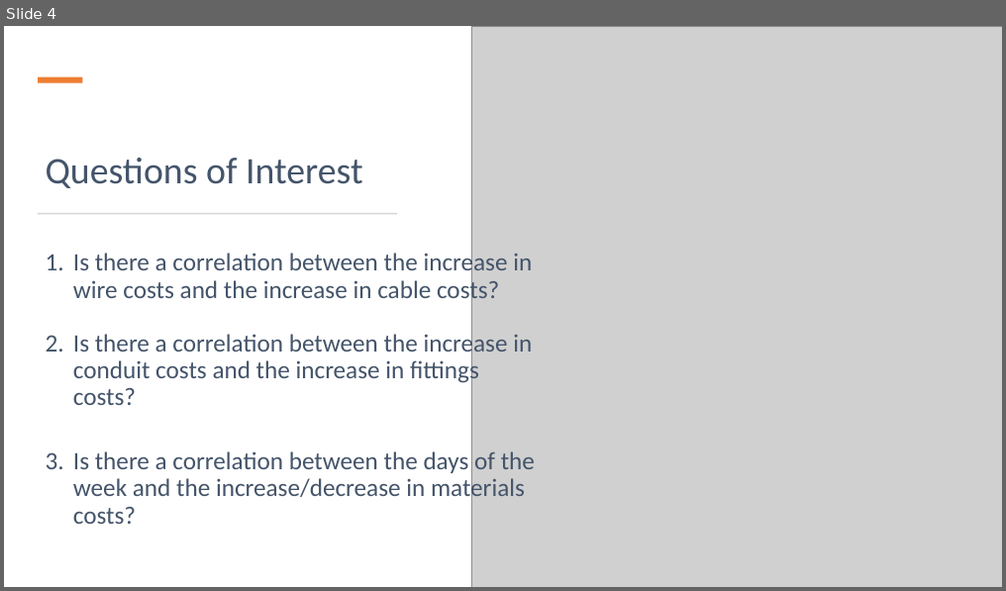
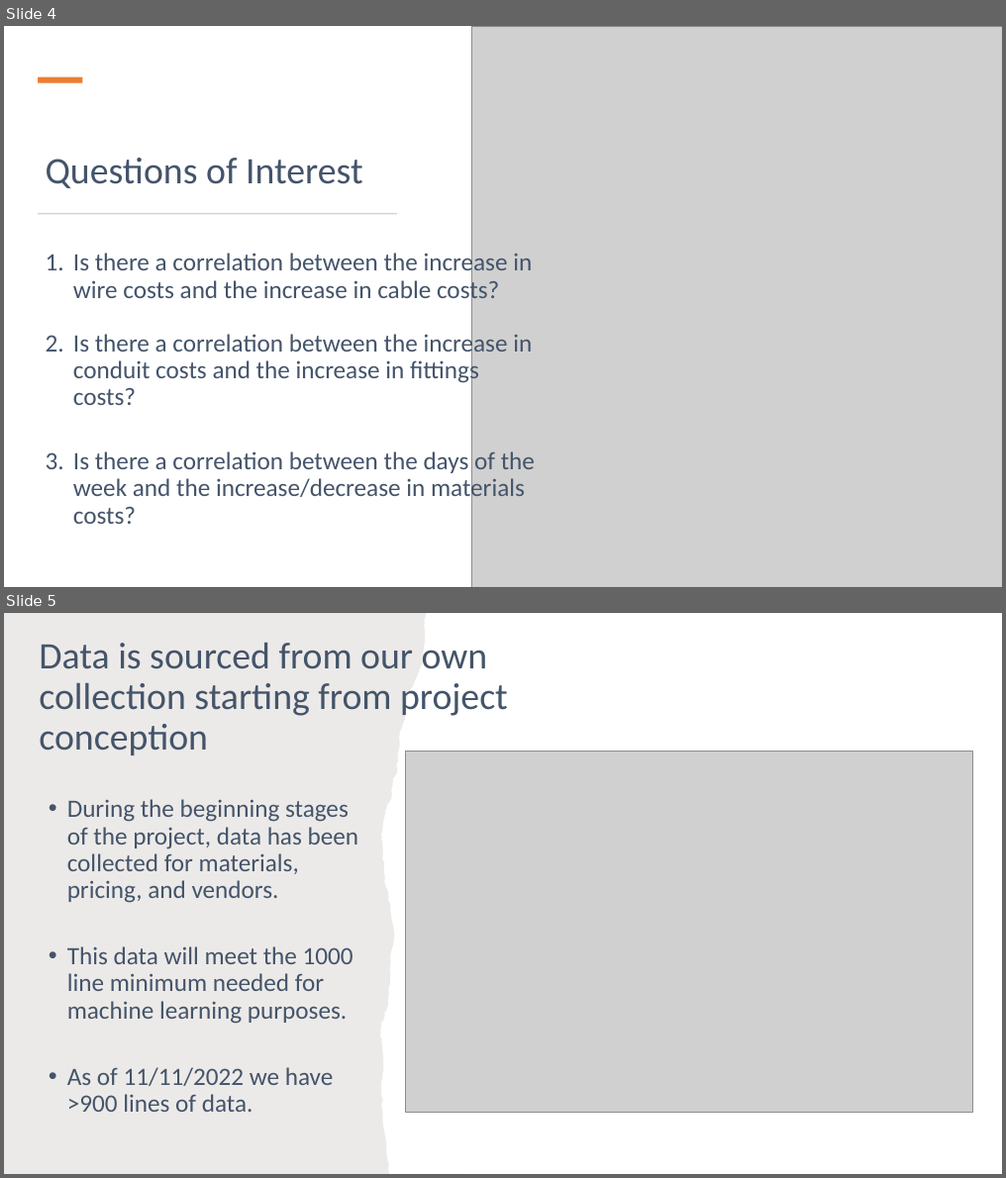
Before and after one commit to thegreatkeej/Estimator_Project, a slide deck: Team14_Presentation.pptx. Shown one above the other, each under a label of ours: slide 4 before the commit, slides 4 and 5 after it. The pictures are 1006x591 and 1006x1178 pixels, drawn with LibreOffice and Linux fonts; fonts in the diff are those of the drawing; grey boxes stand for pictures. Boxes give left, top, right and bottom in pixels: in the first picture for what was removed or moved away, otherwise in the second. Text is boxed around its words. In the diff, an @@ line names an element or a change of style, - is before the commit and + after.

```diff
--- a/Team14_Presentation.pptx
+++ b/Team14_Presentation.pptx
@@ slide 5 added at (4,613,1002,1174), background #FFFFFF @@
@@ freeform shape added at (4,613,466,1174), fill #82766A at 15% opacity @@
@@ text added at (39,642,508,756), 36 pt, text #44546A @@
+Data is sourced from our own collection starting from project conception
@@ picture added at (406,752,973,1113) @@
@@ text added at (67,799,359,1112), 24 pt, text #44546A @@
+• During the beginning stages of the project, data has been collected for materials, pricing, and vendors.
+• This data will meet the 1000 line minimum needed for machine learning purposes.
+• As of 11/11/2022 we have >900 lines of data.
```
Also in this commit, not shown: 5 slides changed, 1 other slide added, 5 slides removed.
